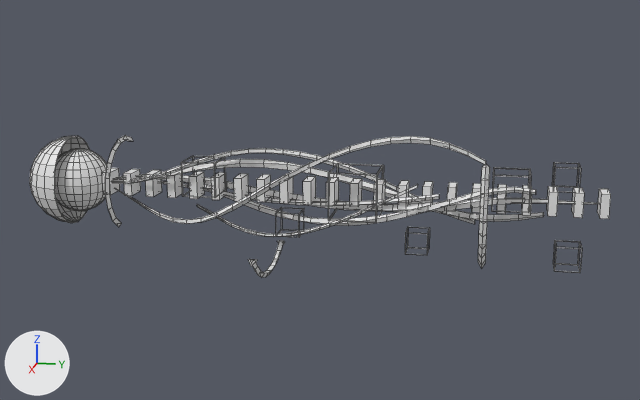
An edit to the OBJ model Assets/Models/UpperArm/bras_0008.obj, drawn before and after from the same camera.
Before and after are seen from a 50 mm lens placed at (1.238, 0.269, 0.295), pointed at (-0.013, 0.019, -0.017). The axes (+X, +Y, +Z) are drawn at lower left. The lights are the same throughout. Mesh edges are drawn as thin lines. Where no turn or scale is listed for an object, it has been applied to the vertices. Vertices at the same position are counted once.

In view in the first picture: 'bras_0008'.
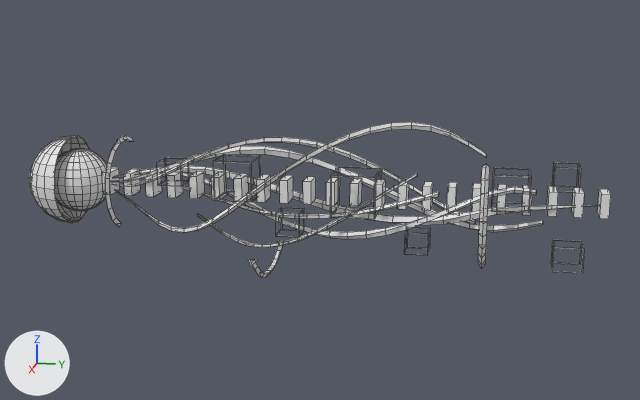
Changed parts and their boxes (x1, y1, x2, y2) in the pictures (640 x 400 px; the box of a moved part takes in the faces that stretch with it):
'bras_0008', reshaped (9% taller): before (30, 135, 611, 277); after (29, 122, 611, 277)
part 1 of me_bras_0008, moved or reshaped: before (553, 240, 582, 273); after (157, 158, 189, 186)
part 2 of me_bras_0008, moved or reshaped: before (328, 163, 384, 223); after (551, 240, 584, 273)
part 3 of me_bras_0008, moved or reshaped: before (181, 156, 226, 198); after (213, 155, 261, 202)
part 4 of me_bras_0008, added: after (331, 166, 382, 219)
part 5 of me_bras_0008, rebuilt (26% taller): before (115, 136, 486, 224); after (115, 122, 486, 233)
part 6 of me_bras_0008, rebuilt (13% taller): before (112, 148, 475, 224); after (113, 137, 475, 223)
part 7 of me_bras_0008, rebuilt: before (113, 159, 544, 221); after (29, 146, 543, 232)
part 8 of me_bras_0008, rebuilt (34% taller): before (116, 174, 536, 226); after (116, 169, 536, 239)
part 9 of me_bras_0008, rebuilt (50% taller): before (160, 181, 439, 206); after (162, 181, 439, 219)
part 10 of me_bras_0008, rebuilt (42% taller): before (197, 184, 418, 236); after (197, 173, 417, 247)
part 11 of me_bras_0008, moved or reshaped: before (115, 175, 600, 255); after (114, 166, 600, 255)

Patch to the scene script:
```diff
--- a/Assets/Models/UpperArm/bras_0008.obj.py
+++ b/Assets/Models/UpperArm/bras_0008.obj.py
@@ me_bras_0008 @@
 # used by ob_bras_0008; location = (0.0, 0.0, 0.0)
-me_bras_0008.from_pydata(...)  # 1625 vertices, 1556 faces; spans x -0.12..0.103, y -0.437..0.425, z -0.132..0.083
+me_bras_0008.from_pydata(...)  # 1657 vertices, 1581 faces; spans x -0.12..0.103, y -0.437..0.425, z -0.132..0.103
+# me_bras_0008 part 1: the loose piece of 32 vertices spanning x -0.005..0.03, y 0.357..0.391, z -0.092..-0.057 is moved by (0.013, -0.568, 0.099)
+# me_bras_0008 part 2: the loose piece of 32 vertices spanning x -0.035..0.035, y 0.04..0.109, z -0.035..0.035 is scaled about its middle by (0.571, 0.576, 0.5), then moved by (0.012, 0.299, -0.075)
+# me_bras_0008 part 3: the loose piece of 32 vertices spanning x -0.01..0.041, y -0.176..-0.125, z -0.008..0.042 is scaled about its middle by (1, 1.12, 1.16), then moved by (0.0, 0.051, 0.0)
+# me_bras_0008 part 4: the loose piece of 32 vertices spanning x -0.035..0.035, y 0.04..0.109, z -0.035..0.035 is copied, and the copy is scaled about its middle by (0.931, 0.923, 0.878); it spans x -0.032..0.032, y 0.043..0.107, z -0.03..0.03
+# me_bras_0008 part 5: the loose piece of 98 vertices spanning x -0.059..0.083, y -0.353..0.256, z -0.05..0.083 is rebuilt with 98 vertices and now spans x -0.075..0.103, y -0.353..0.256, z -0.06..0.103
+# me_bras_0008 part 6: the loose piece of 98 vertices spanning x -0.059..0.033, y -0.298..0.245, z -0.045..0.058 is rebuilt with 98 vertices and now spans x -0.076..0.047, y -0.298..0.245, z -0.051..0.076
+# me_bras_0008 part 7: the loose piece of 98 vertices spanning x -0.043..0.02, y -0.437..0.339, z -0.036..0.042 is rebuilt with 98 vertices and now spans x -0.063..0.028, y -0.437..0.339, z -0.053..0.061
+# me_bras_0008 part 8: the loose piece of 98 vertices spanning x -0.04..0.048, y -0.337..0.326, z -0.05..0.024 is rebuilt with 98 vertices and now spans x -0.058..0.066, y -0.337..0.326, z -0.068..0.027
+# me_bras_0008 part 9: the loose piece of 98 vertices spanning x -0.015..0.022, y -0.243..0.195, z -0.022..0.007 is rebuilt with 98 vertices and now spans x -0.028..0.042, y -0.243..0.195, z -0.042..0.014
+# me_bras_0008 part 10: the loose piece of 98 vertices spanning x -0.037..0.071, y -0.18..0.168, z -0.07..0.03 is rebuilt with 98 vertices and now spans x -0.038..0.088, y -0.18..0.168, z -0.085..0.048
+# me_bras_0008 part 11
+# 117 vertices are removed from x -0.12..0.024, y -0.416..0.421, z -0.116..0.011
+# 120 faces are deleted
+# 4 vertices in x -0.12..-0.085, y 0.139, z -0.116..-0.081 move by (0.0, -0.001, 0.0)
+# 8 vertices move within x -0.12..-0.085, y 0.174, z -0.116..-0.081
+# 117 vertices are added at x -0.12..0.033, y -0.416..0.421, z -0.116..0.025
+# 120 new faces join them
```
